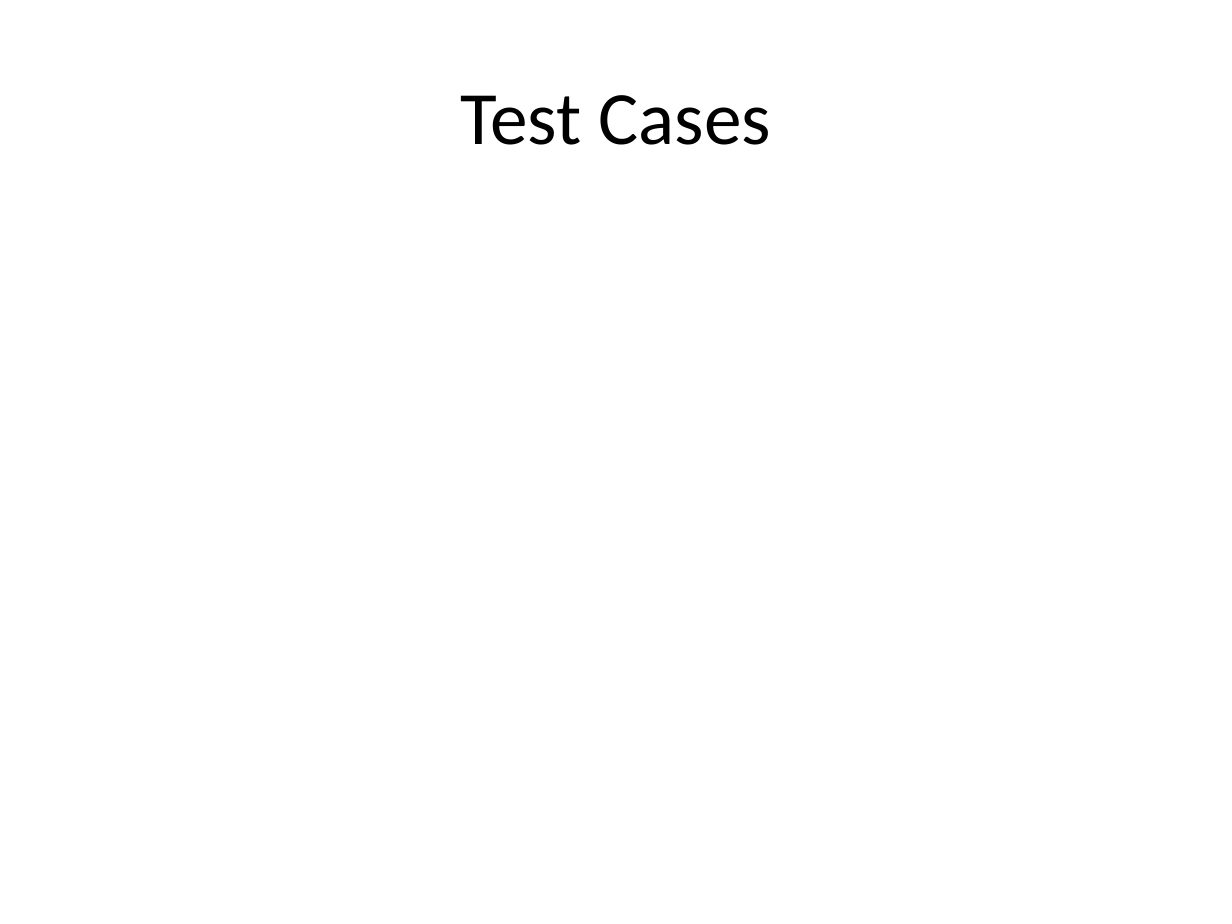
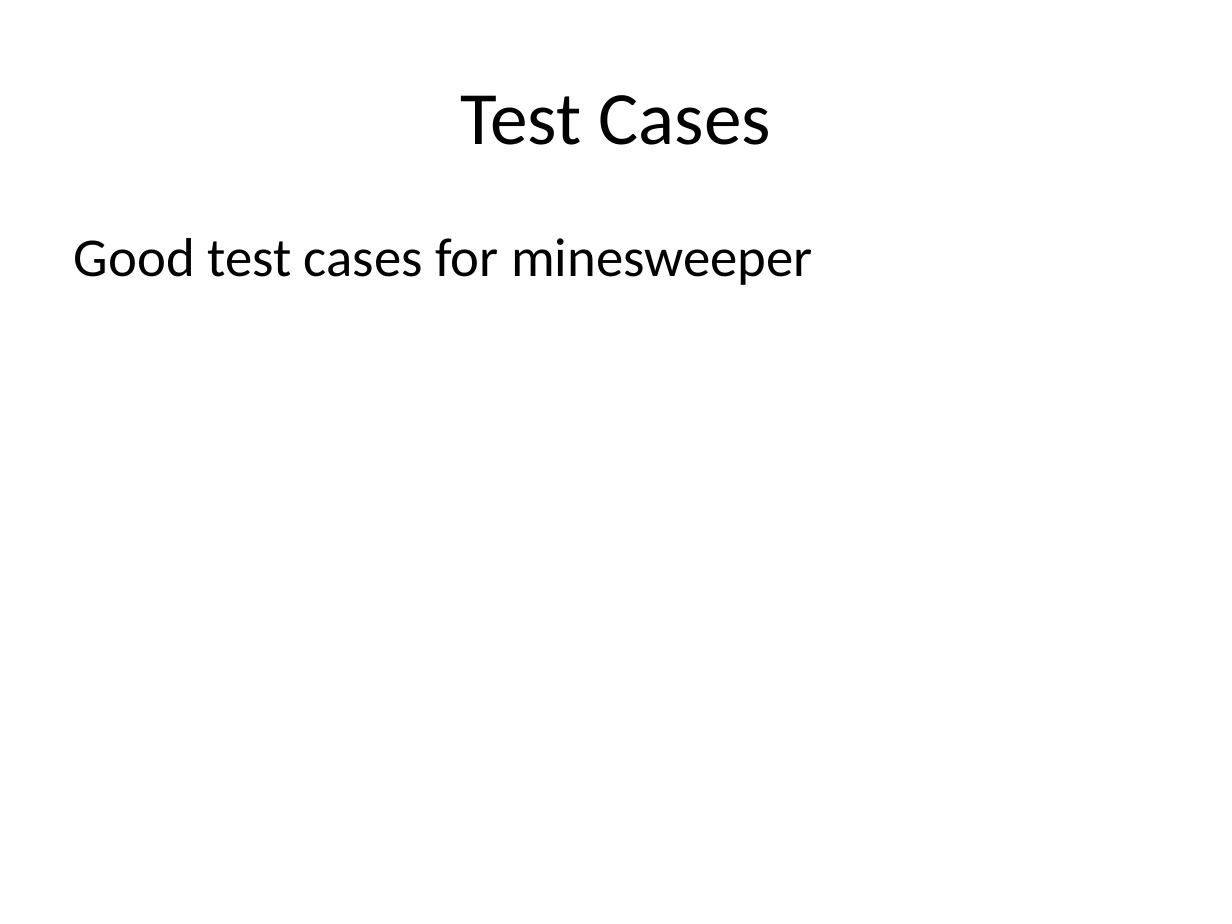
Before and after one commit to LosAlamosCodingDojo/minesweeper-kata, a slide deck: slide 13 of dojo3.pptx (slide 10 before the commit). Drawn at 1232x924 pixels with LibreOffice and Linux fonts; fonts in the diff are those of the drawing. Boxes give left, top, right and bottom in pixels: in the first picture for what was removed or moved away, otherwise in the second. Text is boxed around its words. In the diff, an @@ line names an element or a change of style, - is before the commit and + after.

```diff
--- a/dojo3.pptx
+++ b/dojo3.pptx
@@ text added at (74, 238, 813, 285), 32 pt, text #000000 @@
+Good test cases for minesweeper
```
Also in this commit, not shown: 5 other slides changed, 4 slides added, 1 slide removed.
